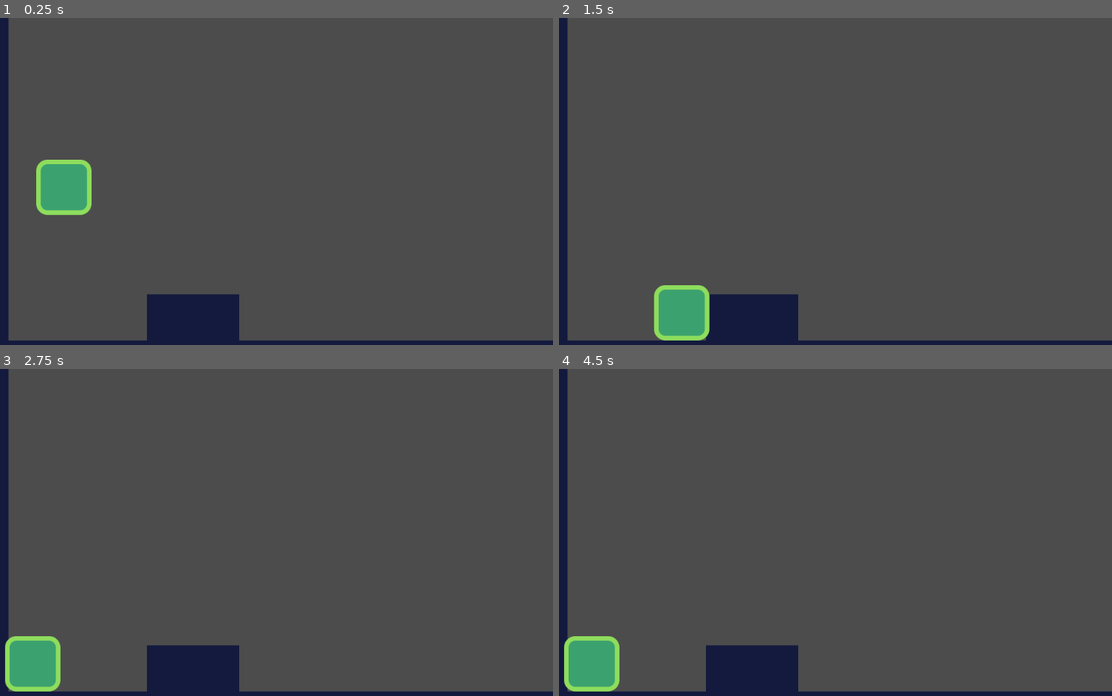
Above: before the commit, frames 1-4 (two rows, left to right).
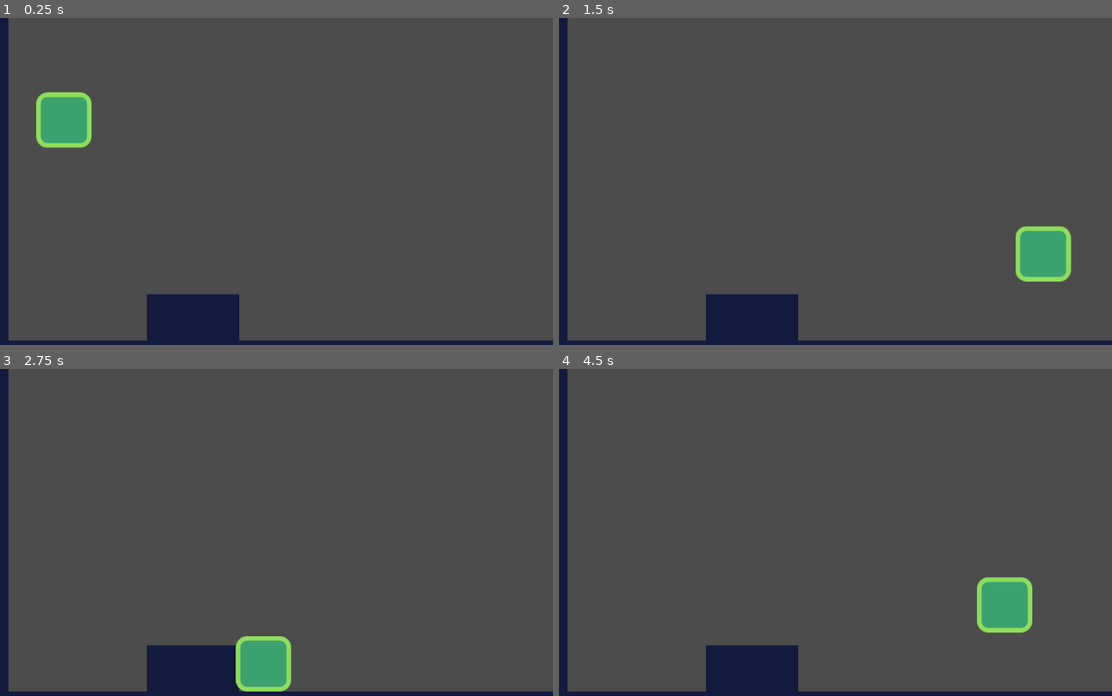
Above: after the commit, the same moments.

Repository: mai-soup/2DPlatformerGodot
Game: Godot game, scene res://src/Levels/LevelTemplate.tscn
The game is run twice, just before and just after one commit, with the same random seed, the same clock (stepped at 60 frames per second) and the same inputs. The project has no main scene, so this scene is started directly.
Inputs:
- Up to frame 1 (0.25 s): no input
- Up to frame 2 (1.5 s): hold D (move_right) from 0.53 s (still down); tap W (jump) at 0.6, 0.77, 1.07, 1.35 s
- Up to frame 3 (2.75 s): tap W (jump) at 1.52, 1.82, 2.1 s; release D (move_right) at 2.03 s; hold A (move_left) from 2.03 s (still down)
- Up to frame 4 (4.5 s): release A (move_left) at 2.78 s; hold D (move_right) 2.78-4.28 s; tap W (jump) at 2.85, 3.02, 3.32, 3.6, 3.77, 4.07, 4.35 s; hold A (move_left) from 4.28 s (still down)

The runs differ from the first frame. In frame 1, 3.3% of the frame differs, in the area x 6-17%, y 22-61%; in frame 2, 3.3%, in the area x 17-93%, y 63-99%; in frame 3, 3.3%; in frame 4, 3.3%.

Commit message:
basic jump logic

Diff:
--- a/project.godot
+++ b/project.godot
@@ -25,7 +25,7 @@
 
 [editor_plugins]
 
-enabled=PoolStringArray( "res://addons/wakatime/plugin.cfg" )
+enabled=PoolStringArray(  )
 
 [gui]
 
--- a/src/Actors/Actor.gd
+++ b/src/Actors/Actor.gd
@@ -5,7 +5,3 @@
 export var gravity: = 3000.0
 
 var velocity: = Vector2.ZERO
-
-func _physics_process(delta: float) -> void:
-	velocity.y += gravity * delta
-	velocity.y = min(velocity.y, speed.y)
--- a/src/Actors/Player.gd
+++ b/src/Actors/Player.gd
@@ -1,9 +1,8 @@
 extends Actor
 
 func _physics_process(delta: float) -> void:
-	var direction: = get_direction()
-	velocity = speed * direction
-	velocity = move_and_slide(velocity)
+	velocity = calculate_move_velocity(velocity, get_direction(), speed)
+	velocity = move_and_slide(velocity, Vector2.UP)
 
 func get_direction() -> Vector2:
 	# moving to the right is 1.0, to the left is -1.0
@@ -11,3 +10,19 @@
 		Input.get_action_strength("move_right") - Input.get_action_strength("move_left"),
 		-1.0 if Input.is_action_just_pressed("jump") and is_on_floor() else 1.0
 	)
+
+func calculate_move_velocity(
+		linear_velocity: Vector2,
+		direction: Vector2,
+		speed: Vector2
+		) -> Vector2:
+	var new_velocity = linear_velocity
+	new_velocity.x = speed.x * direction.x
+
+	# if is jumping
+	if direction.y == -1.0:
+		new_velocity.y = speed.y * direction.y
+	else:
+		new_velocity.y += gravity * get_physics_process_delta_time()
+		new_velocity.y = min(new_velocity.y, speed.y)
+	return new_velocity
--- a/src/Levels/LevelTemplate.tscn
+++ b/src/Levels/LevelTemplate.tscn
@@ -15,3 +15,4 @@
 
 [node name="Player" parent="." instance=ExtResource( 2 )]
 position = Vector2( 176, 92 )
+gravity = 4000.0
